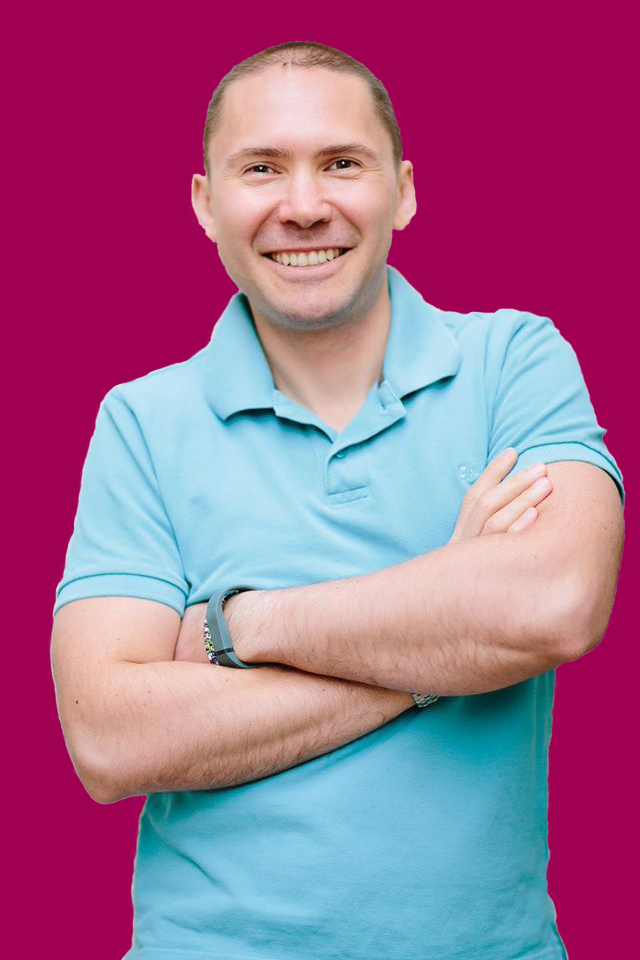
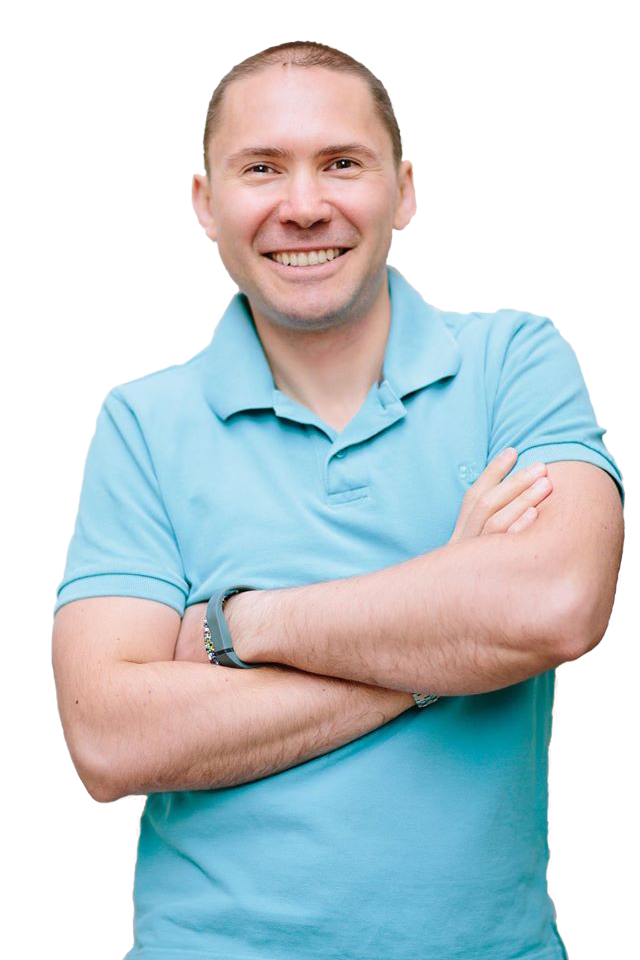
Two versions of the same layered image (640x960). Layer-by-layer changes:
painted on "Layer 1" over [47, 198, 240, 960]
hid "Background copy 2" over [0, 0, 640, 960]
